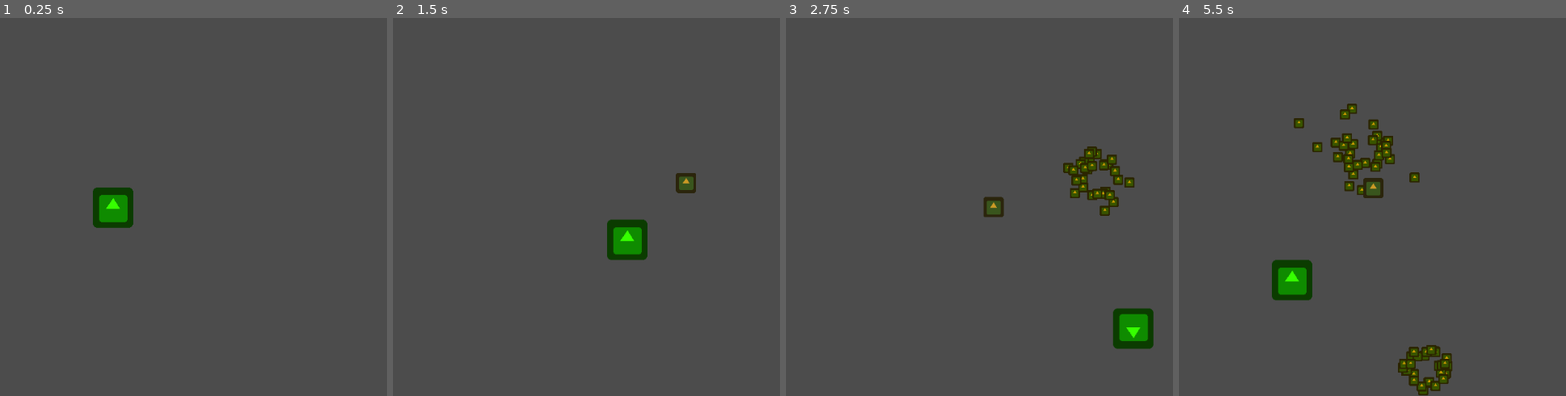
Above: before the commit, frames 1-4 (left to right).
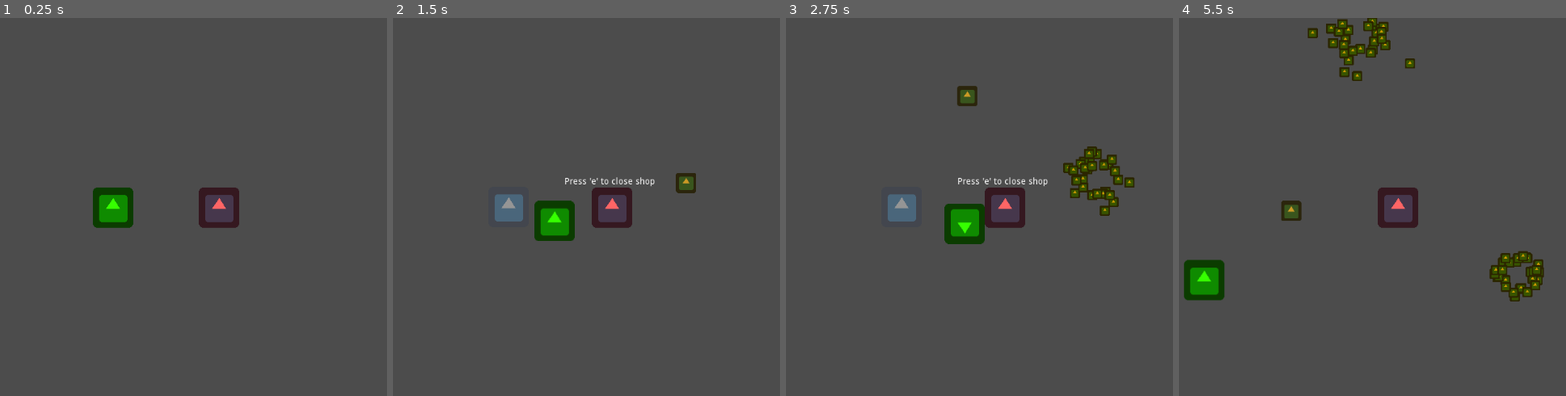
Above: after the commit, the same moments.

Repository: ygda-org/duckin
Game: Godot game, scene res://scenes/player/player_test.tscn
Two runs of this game, one before a commit and one after it. Both use one fixed random seed, a clock stepped at 60 frames per second and the inputs below. The project has no main scene, so this scene is started directly. The engine's default icon, where the game draws it, is replaced by a stand-in: a white triangle on a blue panel in a dark square.
Inputs (mouse positions are in pixels of both pictures, inside the frame that each line leads up to):
- Up to frame 1 (0.25 s): no input
- Up to frame 2 (1.5 s): tap Enter at 0.5 s; move the mouse to (652, 188) at 0.52 s; hold D (move_right) 0.53-1.28 s; click (652, 188) at 0.6 s; tap E (interact, bound only after the commit) at 0.8, 1.25, 1.35 s; move the mouse to (outside the picture) at 1.27 s; hold S (move_backwards) from 1.28 s (still down)
- Up to frame 3 (2.75 s): click (outside the picture) at 1.55 s; tap E (interact, bound only after the commit) at 2, 2.3 s; move the mouse to (967, 123) at 2.02 s; release S (move_backwards) at 2.03 s; hold D (move_right) from 2.03 s (still down); click (967, 123) at 2.1 s
- Up to frame 4 (5.5 s): tap E (interact, bound only after the commit) at 2.75, 2.85, 3.5, 3.8, 4.35, 5.3 s; move the mouse to (1264, 282) at 2.77 s; release D (move_right) at 2.78 s; hold W (move_forwards) 2.78-3.53 s; click (1264, 282) at 3.05 s; move the mouse to (1488, 263) at 3.52 s; hold A (move_left) 3.53-5.03 s; click (1488, 263) at 3.6 s; move the mouse to (outside the picture) at 4.27 s; click (outside the picture) at 4.55 s; move the mouse to (1326, 207) at 5.02 s; hold S (move_backwards) from 5.03 s (still down); click (1326, 207) at 5.1 s

The runs differ from the first frame. In frame 1, 0.7% of the frame differs, in the area x 51-62%, y 44-56%; in frame 2, 3.5%; in frame 3, 4.0%; in frame 4, 8.7%, in the area x 1-95%, y 0-100%.

Commit message:
Inventory and Shop Entrance
- Duck food and money fields (Throwing of food is limited by amount of duck food)
- Shop building

Diff:
--- a/project.godot
+++ b/project.godot
@@ -76,6 +76,12 @@
 , Object(InputEventKey,"resource_local_to_scene":false,"resource_name":"","device":0,"alt":false,"shift":false,"control":false,"meta":false,"command":false,"pressed":false,"scancode":16777233,"physical_scancode":0,"unicode":0,"echo":false,"script":null)
  ]
 }
+interact={
+"deadzone": 0.5,
+"events": [ Object(InputEventKey,"resource_local_to_scene":false,"resource_name":"","device":0,"alt":false,"shift":false,"control":false,"meta":false,"command":false,"pressed":false,"scancode":0,"physical_scancode":69,"unicode":0,"echo":false,"script":null)
+, Object(InputEventKey,"resource_local_to_scene":false,"resource_name":"","device":0,"alt":false,"shift":false,"control":false,"meta":false,"command":false,"pressed":false,"scancode":69,"physical_scancode":0,"unicode":0,"echo":false,"script":null)
+ ]
+}
 
 [physics]
 
--- a/scenes/player/player.gd
+++ b/scenes/player/player.gd
@@ -5,13 +5,18 @@
 const FOOD = preload("res://scenes/player/duck_food.tscn")
 var food = FOOD.instance()
 var can_throw = true
-
+export var food_count = 10
+export var money = 10
+export var is_active = true
 
 func _physics_process(delta):
+	if !is_active:
+		return
+
 	player_movement()
-	if can_throw and Input.is_action_just_pressed("ui_left_click"):
+	if can_throw and food_count > 0 and Input.is_action_just_pressed("ui_left_click"):
 		throw_food()
-
+		change_food(-1)
 
 func player_movement():
 	if Input.is_action_pressed("move_forwards"):
@@ -58,3 +63,9 @@
 
 func _on_throw_timer_timeout():
 	can_throw = true
+
+func change_food(change): # Call with positive value to add food, negative value to remove food.
+	food_count += change
+
+func change_money(change): # Call with positive value to add money, negative value to remove money.
+	money += change
--- a/scenes/player/player_test.tscn
+++ b/scenes/player/player_test.tscn
@@ -1,8 +1,12 @@
-[gd_scene load_steps=2 format=2]
+[gd_scene load_steps=3 format=2]
 
 [ext_resource path="res://scenes/player/player.tscn" type="PackedScene" id=1]
+[ext_resource path="res://scenes/shop/shop.tscn" type="PackedScene" id=2]
 
 [node name="player_test" type="Node2D"]
 
 [node name="player" parent="." instance=ExtResource( 1 )]
 position = Vector2( 508, 301 )
+
+[node name="shop" parent="." instance=ExtResource( 2 )]
+position = Vector2( 676, 301 )
--- /dev/null
+++ b/scenes/shop/shop.gd
@@ -0,0 +1,38 @@
+extends StaticBody2D
+
+var in_range = false
+const MENU = preload("res://scenes/shop/shop_menu.tscn")
+var menu = null
+var player = null
+
+func _ready():
+	$RichTextLabel.text = "Press 'e' to open shop"
+
+func _process(delta):
+	if Input.is_action_just_pressed("interact"):
+		shop_menu()
+
+func shop_menu():
+	if in_range and menu == null:
+		player.is_active = false
+		menu = MENU.instance()
+		menu.position = get_viewport().size / 2
+		get_viewport().add_child(menu)
+		$RichTextLabel.text = "Press 'e' to close shop"
+	else:
+		player.is_active = true
+		get_viewport().remove_child(menu)
+		menu = null
+		$RichTextLabel.text = "Press 'e' to open shop"
+
+func _on_Area2D_body_entered(body):
+	if "player" in body.name:
+		$RichTextLabel.visible = true
+		player = body
+		in_range = true
+
+func _on_Area2D_body_exited(body):
+	if "player" in body.name:
+		$RichTextLabel.visible = false
+		player = body
+		in_range = false
--- /dev/null
+++ b/scenes/shop/shop.tscn
@@ -0,0 +1,46 @@
+[gd_scene load_steps=5 format=2]
+
+[ext_resource path="res://icon.png" type="Texture" id=1]
+[ext_resource path="res://scenes/shop/shop.gd" type="Script" id=2]
+
+[sub_resource type="RectangleShape2D" id=1]
+extents = Vector2( 32, 32 )
+
+[sub_resource type="CircleShape2D" id=2]
+radius = 100.0
+
+[node name="shop" type="StaticBody2D"]
+script = ExtResource( 2 )
+
+[node name="Sprite" type="Sprite" parent="."]
+modulate = Color( 1, 0.4, 0.4, 1 )
+texture = ExtResource( 1 )
+
+[node name="CollisionShape2D" type="CollisionShape2D" parent="."]
+shape = SubResource( 1 )
+
+[node name="Area2D" type="Area2D" parent="."]
+
+[node name="CollisionShape2D" type="CollisionShape2D" parent="Area2D"]
+shape = SubResource( 2 )
+
+[node name="RichTextLabel" type="RichTextLabel" parent="."]
+visible = false
+anchor_left = 0.5
+anchor_top = 0.5
+anchor_right = 0.5
+anchor_bottom = 0.5
+margin_left = -75.0
+margin_top = -48.0
+margin_right = 75.0
+margin_bottom = -33.0
+grow_horizontal = 2
+grow_vertical = 2
+fit_content_height = true
+scroll_active = false
+__meta__ = {
+"_edit_use_anchors_": true
+}
+
+[connection signal="body_entered" from="Area2D" to="." method="_on_Area2D_body_entered"]
+[connection signal="body_exited" from="Area2D" to="." method="_on_Area2D_body_exited"]
--- /dev/null
+++ b/scenes/shop/shop_menu.tscn
@@ -0,0 +1,9 @@
+[gd_scene load_steps=2 format=2]
+
+[ext_resource path="res://icon.png" type="Texture" id=1]
+
+[node name="shop_menu" type="Node2D"]
+
+[node name="Sprite" type="Sprite" parent="."]
+modulate = Color( 1, 1, 1, 0.411765 )
+texture = ExtResource( 1 )
